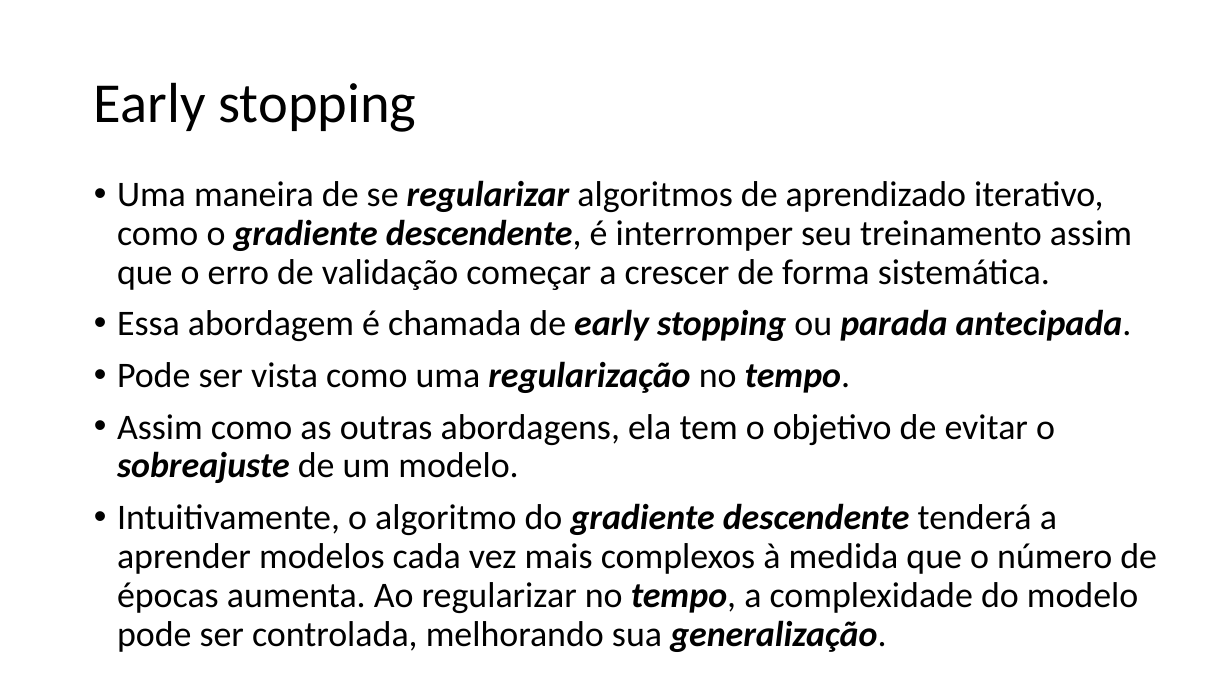
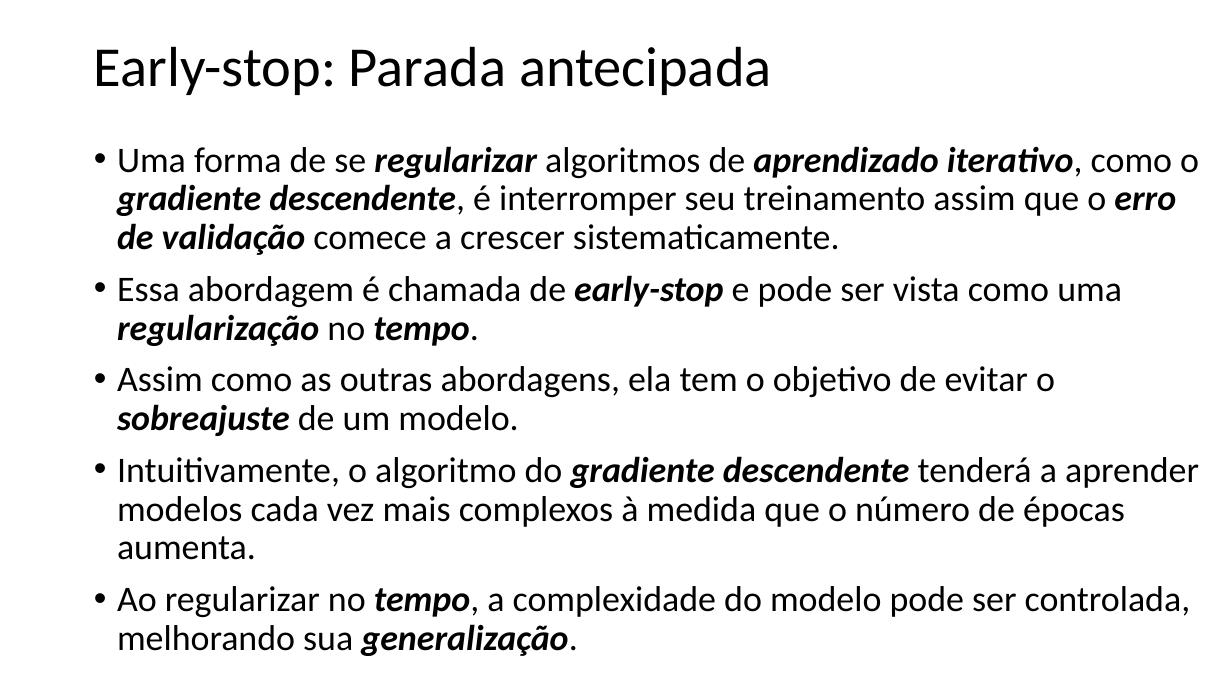
Before and after one commit to zz4fap/t319_aprendizado_de_maquina, a slide deck: slide 12 of slides/T319_Regressão_Linear (Parte VI).pptx (slide 18 before the commit). Drawn at 1232x693 pixels with LibreOffice and Linux fonts; fonts in the diff are those of the drawing. Boxes give left, top, right and bottom in pixels: in the first picture for what was removed or moved away, otherwise in the second. Text is boxed around its words. In the diff, an @@ line names an element or a change of style, - is before the commit and + after.

```diff
--- a/slides/T319_Regressão_Linear (Parte VI).pptx
+++ b/slides/T319_Regressão_Linear (Parte VI).pptx
@@ title at [94, 46, 772, 95]: text changed @@
-Early stopping
+Early-stop: Parada antecipada
@@ text "Uma forma de se regularizar ...": place and size @@
-text "Uma forma de se regularizar ..." at [117, 180, 1157, 652]
+text "Uma forma de se regularizar ..." at [117, 146, 1199, 656]
@@ text at [117, 146, 1199, 346]: text changed @@
-• Uma maneira de se regularizar algoritmos de aprendizado iterativo, como o gradiente descendente, é interromper seu treinamento assim que o erro de validação começar a crescer de forma sistemática.
-• Essa abordagem é chamada de early stopping ou parada antecipada.
-• Pode ser vista como uma regularização no tempo.
+• Uma forma de se regularizar algoritmos de aprendizado iterativo, como o gradiente descendente, é interromper seu treinamento assim que o erro de validação comece a crescer sistematicamente.
+• Essa abordagem é chamada de early-stop e pode ser vista como uma regularização no tempo.
@@ text at [117, 456, 1199, 656]: text changed @@
-• Intuitivamente, o algoritmo do gradiente descendente tenderá a aprender modelos cada vez mais complexos à medida que o número de épocas aumenta. Ao regularizar no tempo, a complexidade do modelo pode ser controlada, melhorando sua generalização.
+• Intuitivamente, o algoritmo do gradiente descendente tenderá a aprender modelos cada vez mais complexos à medida que o número de épocas aumenta.
+• Ao regularizar no tempo, a complexidade do modelo pode ser controlada, melhorando sua generalização.
```
Also in this commit, not shown: 8 other slides changed, 3 slides added, 9 slides removed, 26 other files.
